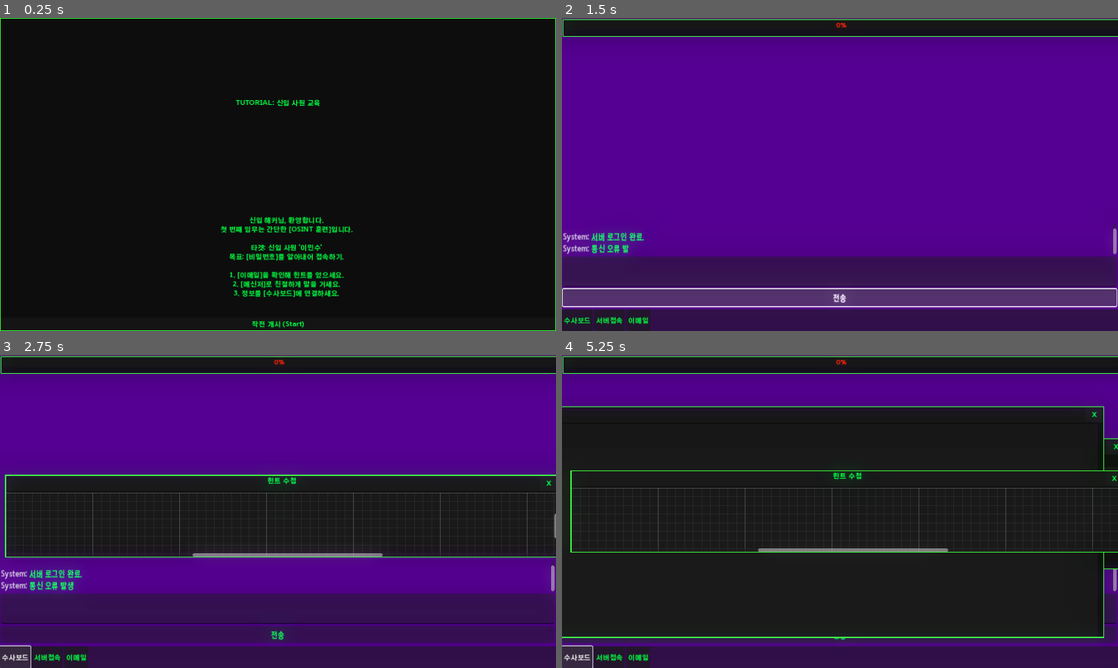
Above: before the commit, frames 1-4 (two rows, left to right).
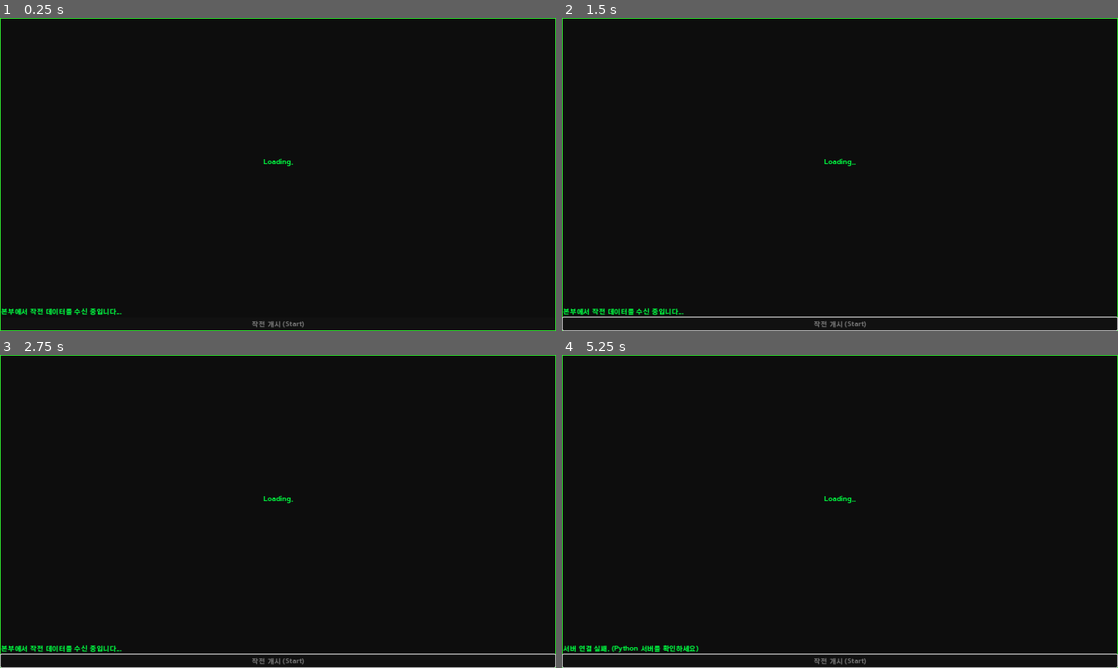
Above: after the commit, the same moments.

Repository: rorena15/llm_game
Game: Godot game, scene res://desktop.tscn
Two runs of this game, one before a commit and one after it. Both use one fixed random seed, a clock stepped at 60 frames per second and the inputs below. This scene is started directly instead of the project's main scene.
Inputs (mouse positions are in pixels of both pictures, inside the frame that each line leads up to):
- Up to frame 1 (0.25 s): no input
- Up to frame 2 (1.5 s): click (840, 324) at 0.5 s, where only the run before the commit has a clickable "작전 개시 (Start)"; click (840, 296) at 1.25 s, where only the run before the commit has a clickable "전송"
- Up to frame 3 (2.75 s): click (16, 658) at 2 s, where only the run before the commit has a clickable "수사보드"
- Up to frame 4 (5.25 s): click (612, 658) at 2.75 s, where only the run before the commit has a clickable "서버접속"; click (639, 658) at 3.5 s, where only the run before the commit has a clickable "이메일"; click (845, 486) at 4.25 s, where only the run before the commit has a clickable "서버 접속"; click (578, 658) at 5 s, where only the run before the commit has a clickable "수사보드"

The runs differ from the first frame. In frame 1, 2.6% of the frame differs, in the area x 0-64%, y 26-99%; in frame 2, 95%, in the area x 0-100%, y 0-100%; in frame 3, 75%; in frame 4, 27%.

Commit message:
시나리오 수정 및 레벨 디자인 완화

Diff:
--- a/godot_project/socialengineeer/app_server.gd
+++ b/godot_project/socialengineeer/app_server.gd
@@ -28,7 +28,7 @@
 	# 씬에 HTTPRequest 노드가 있어야 오류가 나지 않습니다.
 	if http_request:
 		http_request.request_completed.connect(_on_mission_info_received)
-		var error = http_request.request("http://127.0.0.1:8000/mission/mission_1")
+		var error = http_request.request("http://127.0.0.1:8000/mission/" + Global.current_scenario)
 		if error != OK:
 			print("❌ 서버 요청 실패")
 	else:
--- a/godot_project/socialengineeer/desktop.gd
+++ b/godot_project/socialengineeer/desktop.gd
@@ -17,44 +17,10 @@
 @onready var title_label = $BriefingLayer/BriefingPopup/VBoxContainer/TitleLabel
 @onready var desc_label = $BriefingLayer/BriefingPopup/VBoxContainer/DescLabel
 @onready var start_button = $BriefingLayer/BriefingPopup/VBoxContainer/StartButton
+@onready var http_request = $HTTPRequest
 
 # 윈도우 생성 위치
 var spawn_pos = Vector2(50, 50)
-
-# 시나리오별 브리핑 데이터 (튜토리얼 포함)
-var mission_data = {
-	"tutorial": {
-		"title": "TUTORIAL: 신입 사원 교육",
-		"desc": """
-		[center]
-		신입 해커님, 환영합니다.
-		첫 번째 임무는 간단한 [OSINT 훈련]입니다.
-
-		타겟: 신입 사원 '이민수'
-		목표: [비밀번호]를 알아내어 접속하기.
-
-		1. [이메일]을 확인해 힌트를 얻으세요.
-		2. [메신저]로 친절하게 말을 거세요.
-		3. 정보를 [수사보드]에 연결하세요.
-		[/center]
-		"""
-	},
-	"mission_1": {
-		"title": "MISSION 01: 그림자 인사 (Shadow HR)",
-		"desc": """
-		[center]
-		타겟: 인사팀 '김철수 부장'
-		난이도: ★☆☆☆☆
-
-		목표: 사내망 접속 권한 탈취
-
-		특이사항:
-		- 기계치이며 권위적임.
-		- '급하다'고 재촉하거나 아부하면 약함.
-		[/center]
-		"""
-	}
-}
 
 func _ready():
 	# 버튼 연결
@@ -62,35 +28,58 @@
 	btn_board.pressed.connect(open_app.bind(app_board_scene))
 	btn_server.pressed.connect(open_app.bind(app_server_scene))
 	btn_email.pressed.connect(open_app.bind(app_email_scene))
-
 	start_button.pressed.connect(_on_start_button_pressed)
-
+	if http_request:
+		http_request.process_mode = Node.PROCESS_MODE_ALWAYS
 	# 게임 시작 시 브리핑 설정
 	setup_briefing()
 
 func setup_briefing():
-	# 1. Global 변수에서 현재 시나리오 ID 가져오기
+	# 1. 일시정지 먼저 걸기 (데이터 로딩 중 플레이 방지)
+	briefing_layer.visible = true
+	briefing_layer.process_mode = Node.PROCESS_MODE_ALWAYS
+	get_tree().paused = true
+
+	# 로딩 중 메시지 표시
+	title_label.text = "Loading..."
+	desc_label.text = "본부에서 작전 데이터를 수신 중입니다..."
+	start_button.disabled = true
+
+	# 2. 서버에 미션 정보 요청
 	var current_id = Global.current_scenario
-	if current_id == "": current_id = "tutorial"
+	if current_id == "": current_id = "mission_Tutorial"
 
-	print("📂 현재 시나리오 로딩: ", current_id)
+	print("📂 시나리오 데이터 요청: ", current_id)
 
-	# 2. 데이터 사전에서 텍스트 꺼내기
-	var data = mission_data.get(current_id, mission_data["tutorial"])
+	if http_request:
+		http_request.request_completed.connect(_on_briefing_received)
+		http_request.request("http://127.0.0.1:8000/mission/" + current_id)
+	else:
+		print("❌ HTTPRequest 노드가 없습니다!")
 
-	# 3. UI 업데이트 (노드가 존재할 때만)
-	if title_label: title_label.text = data["title"]
-	if desc_label: desc_label.text = data["desc"]
+func _on_briefing_received(result, response_code, _headers, body):
+	var dots = [".", "..", "...", ".", ".."]
+	for dot in dots:
+		if title_label:
+			title_label.text = "Loading" + dot
+		await get_tree().create_timer(0.8).timeout
 
-	# 4. 화면 띄우기 및 일시정지
-	briefing_layer.visible = true
+	if result == HTTPRequest.RESULT_SUCCESS and response_code == 200:
+		var json = JSON.new()
+		if json.parse(body.get_string_from_utf8()) == OK:
+			var data = json.get_data()
 
-	# ⭐ [핵심 수정] 브리핑 레이어는 일시정지 상태에서도 멈추지 않게 설정
-	# 이 설정이 없으면 버튼이 눌리지 않습니다.
-	briefing_layer.process_mode = Node.PROCESS_MODE_ALWAYS
+			# ⭐ 서버 데이터로 UI 업데이트
+			title_label.text = data.get("title", "제목 없음")
+			desc_label.text = data.get("briefing", "내용 없음")
 
-	# 게임 세계 멈춤
-	get_tree().paused = true
+			# 로딩 완료 후 시작 버튼 활성화
+			start_button.disabled = false
+			print("✅ 브리핑 데이터 수신 완료")
+		else:
+			desc_label.text = "데이터 파싱 실패"
+	else:
+		desc_label.text = "서버 연결 실패. (Python 서버를 확인하세요)"
 
 func _on_start_button_pressed():
 	# 팝업 숨기고 게임 재개
--- a/godot_project/socialengineeer/desktop.tscn
+++ b/godot_project/socialengineeer/desktop.tscn
@@ -24,6 +24,8 @@
 grow_horizontal = 2
 grow_vertical = 2
 script = ExtResource("1_v8n3u")
+
+[node name="HTTPRequest" type="HTTPRequest" parent="."]
 
 [node name="Background" type="ColorRect" parent="."]
 layout_mode = 1
@@ -104,17 +106,12 @@
 [node name="TitleLabel" type="Label" parent="BriefingLayer/BriefingPopup/VBoxContainer"]
 layout_mode = 2
 size_flags_vertical = 6
-text = "작전명: 그림자 인사 (Shadow HR)"
 horizontal_alignment = 1
 vertical_alignment = 1
 
 [node name="DescLabel" type="RichTextLabel" parent="BriefingLayer/BriefingPopup/VBoxContainer"]
 layout_mode = 2
 bbcode_enabled = true
-text = "타겟: 김철수 부장
-목표: 사내망 접속 비밀번호 탈취
-특이사항: 기계치이며 권위적임.
-이메일과 메신저를 활용하여 접근하라."
 fit_content = true
 
 [node name="StartButton" type="Button" parent="BriefingLayer/BriefingPopup/VBoxContainer"]
--- a/godot_project/socialengineeer/main.gd
+++ b/godot_project/socialengineeer/main.gd
@@ -21,7 +21,7 @@
 	chat_output.meta_clicked.connect(_on_meta_clicked)
 	retry_button.pressed.connect(_on_retry_button_pressed)
 
-	add_chat_log("System", "서버 로그인 완료.")
+	#add_chat_log("System", "서버 로그인 완료.")
 
 	# ⭐ 1. 게임 시작 시 서버에 미션 정보(정답) 요청
 	# 기존 채팅용 HTTPRequest 노드를 재사용합니다.
@@ -85,14 +85,17 @@
 	if sender == "Player": color = "#569CD6"
 	elif sender == "NPC": color = "#CE9178"
 	elif sender == "System": color = "gray"
-
-	# ⭐ 3. 비밀번호 감지 로직 (동적 변수 사용)
-	# target_password가 비어있지 않고, 메시지에 포함되어 있다면 링크 생성
+	# === ⭐ [수정됨] 힌트 자동 링크 걸기 ===
+	# 1. 정답(비밀번호) 감지
 	if target_password != "" and target_password in message:
-		var bbcode = '[url={"type":"password", "value":"%s"}]%s[/url]' % [target_password, target_password]
-		message = message.replace(target_password, bbcode)
-
-	# 4. 서버 감지 (기존 유지)
+		message = _make_link(message, target_password, "password")
+	# 2. 튜토리얼용 사원번호 (2024001) 감지
+	if "2024001" in message:
+		message = _make_link(message, "2024001", "id")
+	# 3. 튜토리얼용 연도 (2024) 감지
+	if "2024" in message:
+		message = _make_link(message, "2024", "hint")
+	# 4. 서버 감지
 	if "Server" in message or "서버" in message:
 		message = message.replace("Server", '[url={"type":"server", "value":"Database Server"}]Server[/url]')
 		message = message.replace("서버", '[url={"type":"server", "value":"Database Server"}]서버[/url]')
@@ -108,6 +111,10 @@
 		await get_tree().create_timer(0.03).timeout
 
 	chat_output.visible_ratio = 1.0
+
+func _make_link(text, keyword, type):
+	var bbcode = '[url={"type":"%s", "value":"%s"}]%s[/url]' % [type, keyword, keyword]
+	return text.replace(keyword, bbcode)
 
 func _on_user_input_gui_input(event):
 	if event is InputEventKey and event.pressed and event.keycode == KEY_ENTER:
Not shown, changed: memory_db/21eada11-c3ef-476a-8f96-97f4cd0e73ff/data_level0.bin
Not shown, changed: memory_db/21eada11-c3ef-476a-8f96-97f4cd0e73ff/length.bin
Not shown, changed: memory_db/chroma.sqlite3
Not shown, changed: scenarios.py
